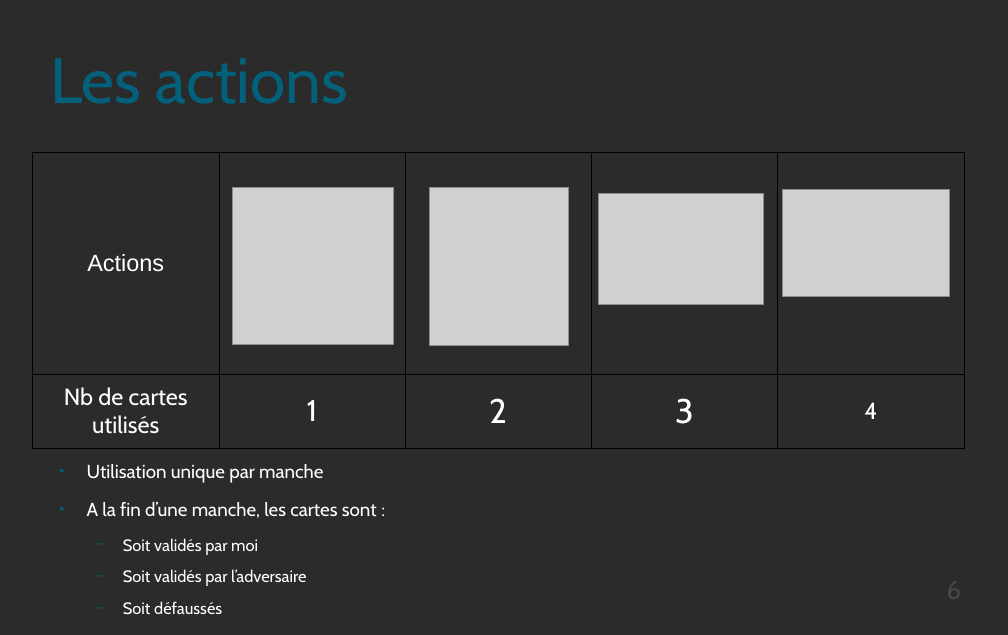
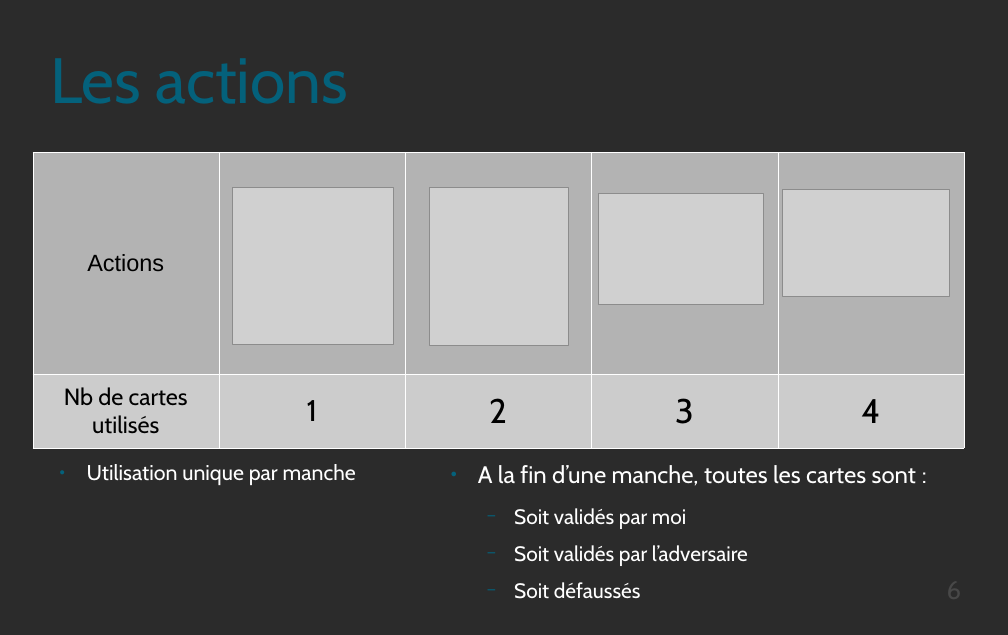
Before and after one commit to Triw-12/hanamikoji_solve, a slide deck: slide 6 of diaporama/Règles.odp. Drawn at 1008x635 pixels with LibreOffice and Linux fonts; fonts in the diff are those of the drawing; grey boxes stand for pictures; background and template pictures are left out; a plain dark background stands for a picture behind light text. Boxes give left, top, right and bottom in pixels: in the first picture for what was removed or moved away, otherwise in the second. Text is boxed around its words. In the diff, an @@ line names an element or a change of style, - is before the commit and + after.

```diff
--- a/diaporama/Règles.odp
+++ b/diaporama/Règles.odp
@@ table at (33,152,964,448) @@
@@ fill none to #B3B3B3 in row 1, column 1 @@
@@ fill none to #CCCCCC in row 2 @@
@@ text colour #FFFFFF to #000000 @@
@@ size 22 to 32 pt in "4" @@
@@ borders changed @@
@@ text added at (87,464,356,485), 20 pt, text #FFFFFF @@
+● Utilisation unique par manche
@@ text "A la fin d’une manche, ...": place and size @@
-text "A la fin d’une manche, ..." at (87,464,377,615)
+text "A la fin d’une manche, ..." at (478,465,916,599)
@@ text at (478,465,916,486): text changed; size 17.6 to 22.4 pt @@
-● Utilisation unique par manche
-● A la fin d’une manche, les cartes sont :
+● A la fin d’une manche, toutes les cartes sont :
@@ text at (514,508,748,599): size 15.4 to 19.6 pt in "Soit validés par moi", "Soit validés par l’adversaire", "Soit défaussés" @@
```
Also in this commit, not shown: 4 other slides changed, 2 slides added, 1 other file.
